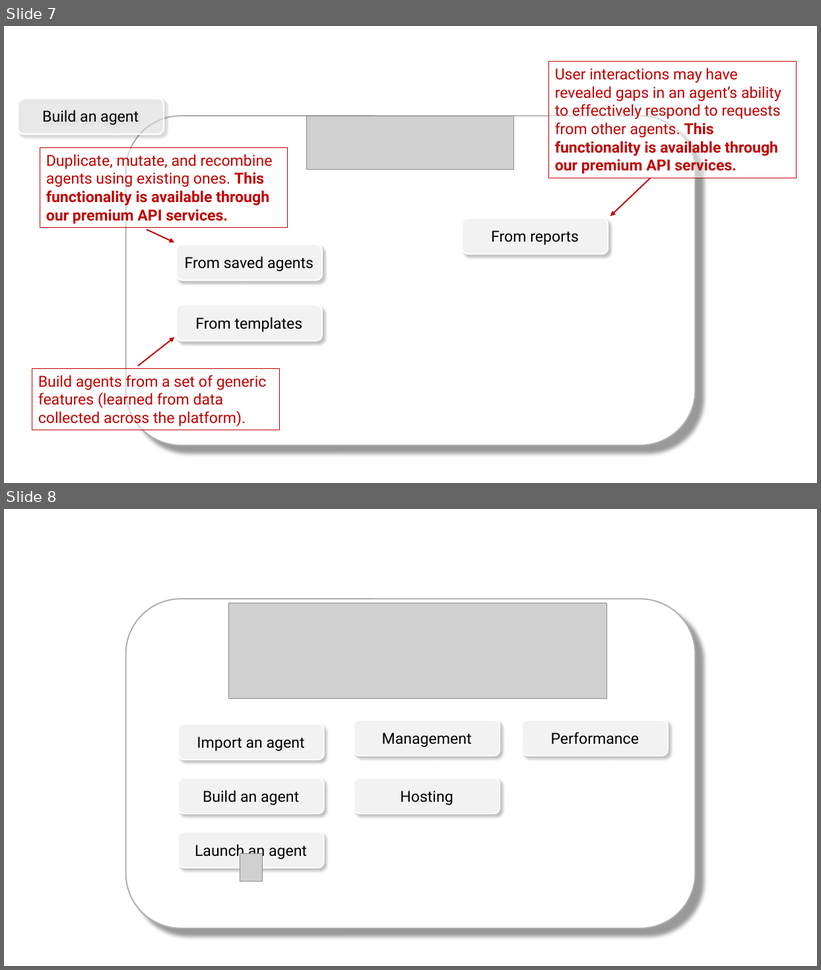
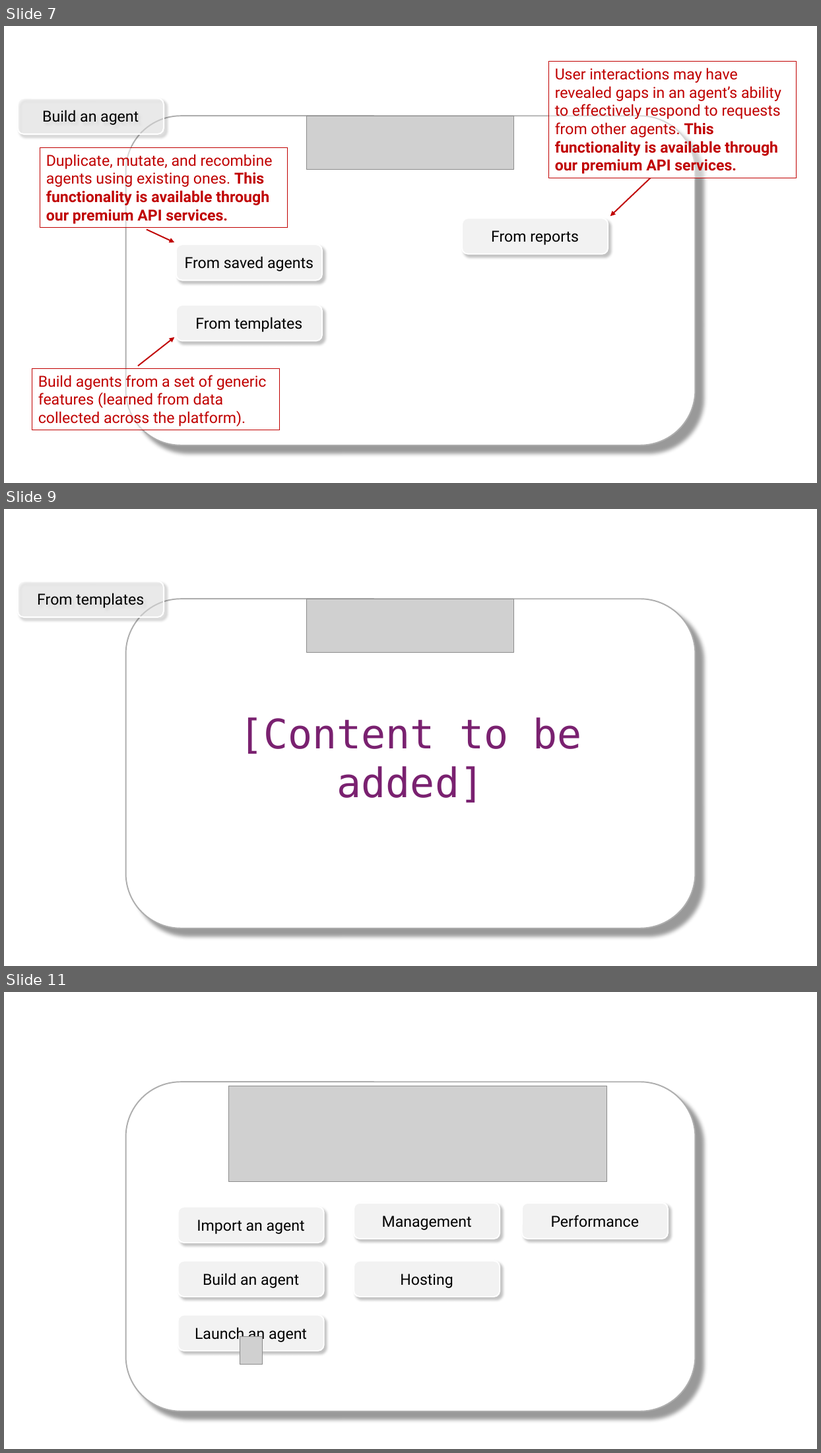
Before and after one commit to Summoner-Network/frontend-planning, a slide deck: ref/v1/Summoner_app.pptx. Shown one above the other, each under a label of ours: slides 7 and 8 before the commit, slides 7, 9 and 11 after it; the slides between them are not shown. The pictures are 821x970 and 821x1453 pixels, drawn with LibreOffice and Linux fonts; fonts in the diff are those of the drawing; grey boxes stand for pictures. Boxes give left, top, right and bottom in pixels: in the first picture for what was removed or moved away, otherwise in the second. Text is boxed around its words. In the diff, an @@ line names an element or a change of style, - is before the commit and + after.

```diff
--- a/ref/v1/Summoner_app.pptx
+++ b/ref/v1/Summoner_app.pptx
@@ slide 9 added at box(4, 509, 817, 966), background #FFFFFF @@
@@ rounded rectangle added at box(17, 582, 163, 618), fill #F2F2F2 at 51% opacity, outline #FFFFFF 1.5 pt, 18 pt, text #000000 @@
+From templates
@@ rounded rectangle added at box(126, 599, 696, 929), fill #FFFFFF, outline #AEAEAE 1.5 pt @@
@@ picture added at box(307, 599, 514, 653) @@
@@ text added at box(239, 718, 582, 803), 48 pt, text #7A2170 @@
+[Content to be added]
@@ what was slide 8 is now slide 11 @@
```
Also in this commit, not shown: 1 slide changed, 9 other slides added.
